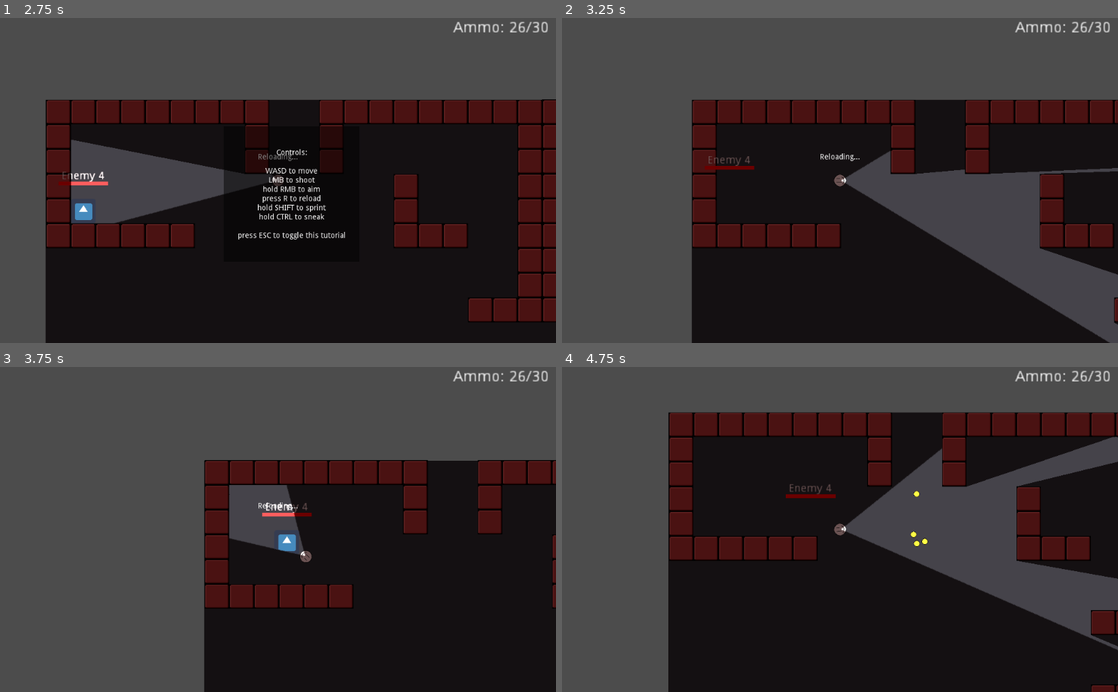
Above: before the commit, frames 1-4 (two rows, left to right).
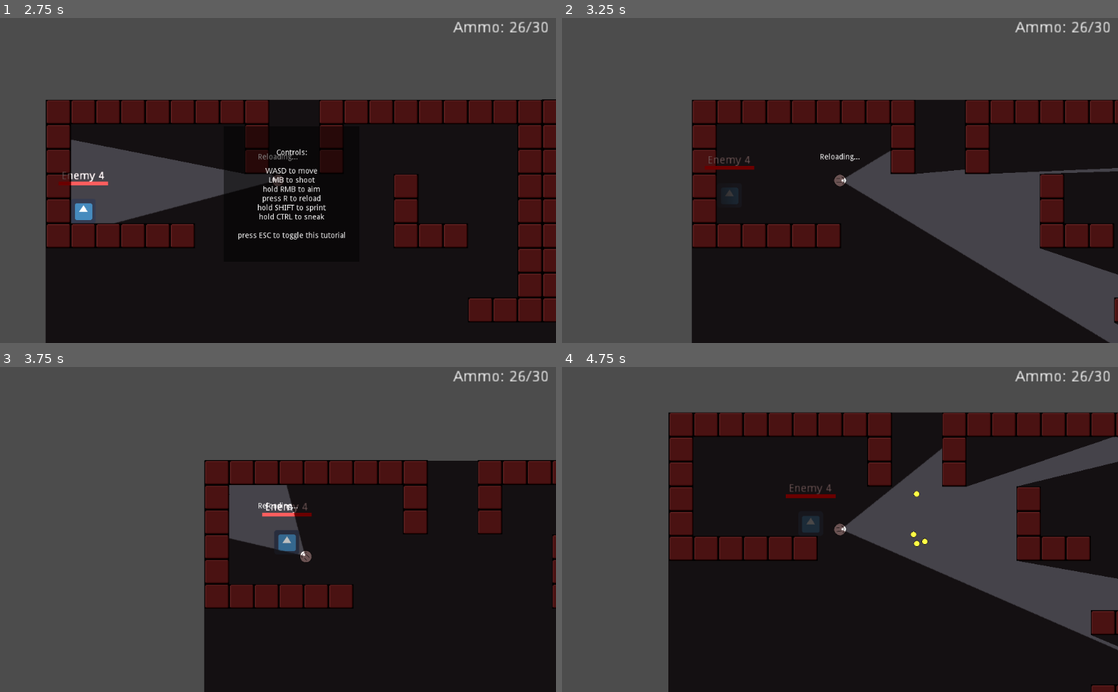
Above: after the commit, the same moments.

Repository: Rallas/4392-001TeamC
Game: Godot game, scene res://Scenes/DefaultScene.tscn
The game is run twice, just before and just after one commit, with the same random seed, the same clock (stepped at 60 frames per second) and the same inputs. The engine's default icon, where the game draws it, is replaced by a stand-in: a white triangle on a blue panel in a dark square.
Inputs (mouse positions are in pixels of both pictures, inside the frame that each line leads up to):
- Up to frame 1 (2.75 s): tap R (reload) at 0.5, 1.25, 2 s; move the mouse to (250, 245) at 0.52 s; hold Right mouse button (aim) 0.53-1.28 s; hold W (move_up) 0.53-2.03 s; move the mouse to (444, 229) at 1.27 s; click (444, 229) at 1.35 s; move the mouse to (111, 131) at 2.02 s; hold A (move_left) from 2.03 s (still down); hold Ctrl (sneak) from 2.03 s (still down)
- Up to frame 2 (3.25 s): keep holding A (move_left); tap R (reload) at 2.75 s; move the mouse to (867, 180) at 2.77 s; release Ctrl (sneak) at 2.78 s; tap Shift (sprint) at 2.85 s
- Up to frame 3 (3.75 s): move the mouse to (194, 448) at 3.52 s; release A (move_left) at 3.53 s; hold S (move_down) from 3.53 s (still down); hold Right mouse button (aim) from 3.53 s (still down)
- Up to frame 4 (4.75 s): move the mouse to (962, 513) at 4.27 s; release S (move_down) at 4.28 s; release Right mouse button (aim) at 4.28 s; hold D (move_right) from 4.28 s (still down); click (962, 513) at 4.35 s

Frame 1 is identical in both runs. In frame 2, less than 0.1% of the frame differs, in the area x 29-32%, y 52-58%; in frame 3, 0.2%, in the area x 50-54%, y 51-57%; in frame 4, 0.2%.

Commit message:
Added visual hearing circle to player

Diff:
--- a/4392_TeamC_Prototype/Scenes/Player.tscn
+++ b/4392_TeamC_Prototype/Scenes/Player.tscn
@@ -6,6 +6,7 @@
 [ext_resource path="res://Scripts/CameraController.gd" type="Script" id=4]
 [ext_resource path="res://Sprites/gray.PNG" type="Texture" id=5]
 [ext_resource path="res://Sprites/VisionCone.png" type="Texture" id=6]
+[ext_resource path="res://Sprites/GradientCircle.png" type="Texture" id=7]
 
 [sub_resource type="CircleShape2D" id=1]
 radius = 17.0
@@ -50,14 +51,14 @@
 texture = ExtResource( 1 )
 script = ExtResource( 3 )
 
-[node name="Light2D" type="Light2D" parent="Sprite"]
+[node name="VisionCone" type="Light2D" parent="Sprite"]
 rotation = -1.5708
 scale = Vector2( 2, 1 )
 texture = ExtResource( 6 )
 offset = Vector2( 0, 180 )
 shadow_enabled = true
 
-[node name="Light2D2" type="Light2D" parent="Sprite"]
+[node name="VisionCone Mask" type="Light2D" parent="Sprite"]
 rotation = -1.5708
 scale = Vector2( 2, 1 )
 texture = ExtResource( 6 )
@@ -67,6 +68,14 @@
 shadow_enabled = true
 shadow_item_cull_mask = 2
 
+[node name="HearingCircle" type="Light2D" parent="Sprite"]
+texture = ExtResource( 7 )
+offset = Vector2( 5, 90 )
+energy = 0.5
+mode = 3
+range_item_cull_mask = 2
+shadow_item_cull_mask = 2
+
 [node name="Camera2D" type="Camera2D" parent="."]
 current = true
 zoom = Vector2( 0.7, 0.7 )
Not shown: 1 places in 4392_TeamC_Prototype/Scenes/Player.tscn that only renumber resources
Binary file added: 4392_TeamC_Prototype/Sprites/GradientCircle.png
Not shown, added: 4392_TeamC_Prototype/Sprites/GradientCircle.png.import
